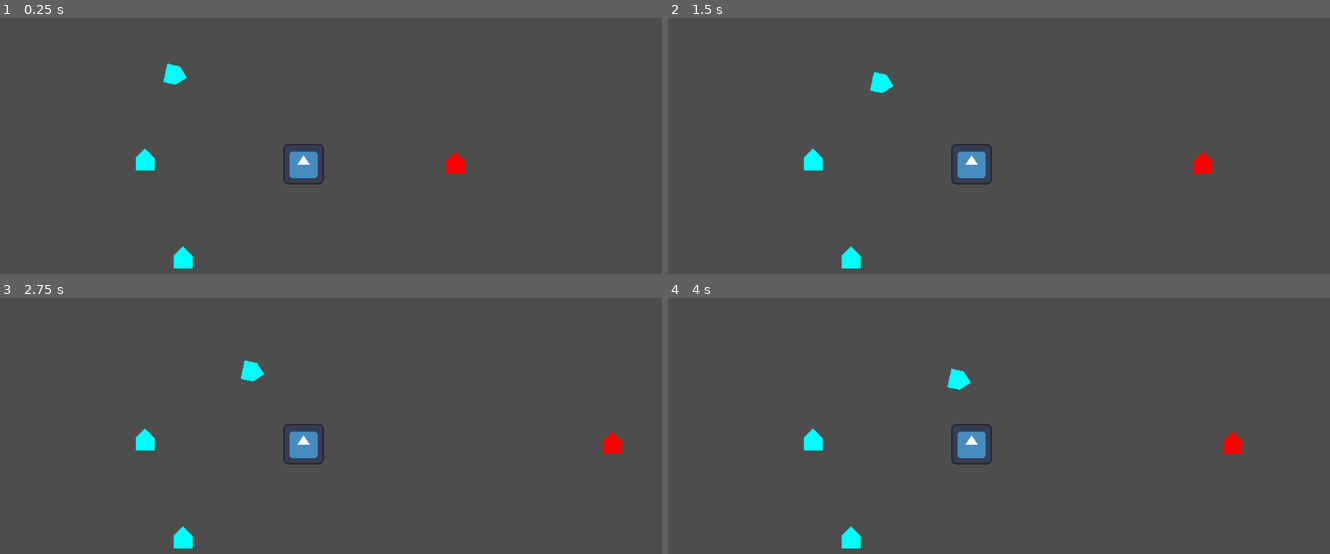
Above: before the commit, frames 1-4 (two rows, left to right).
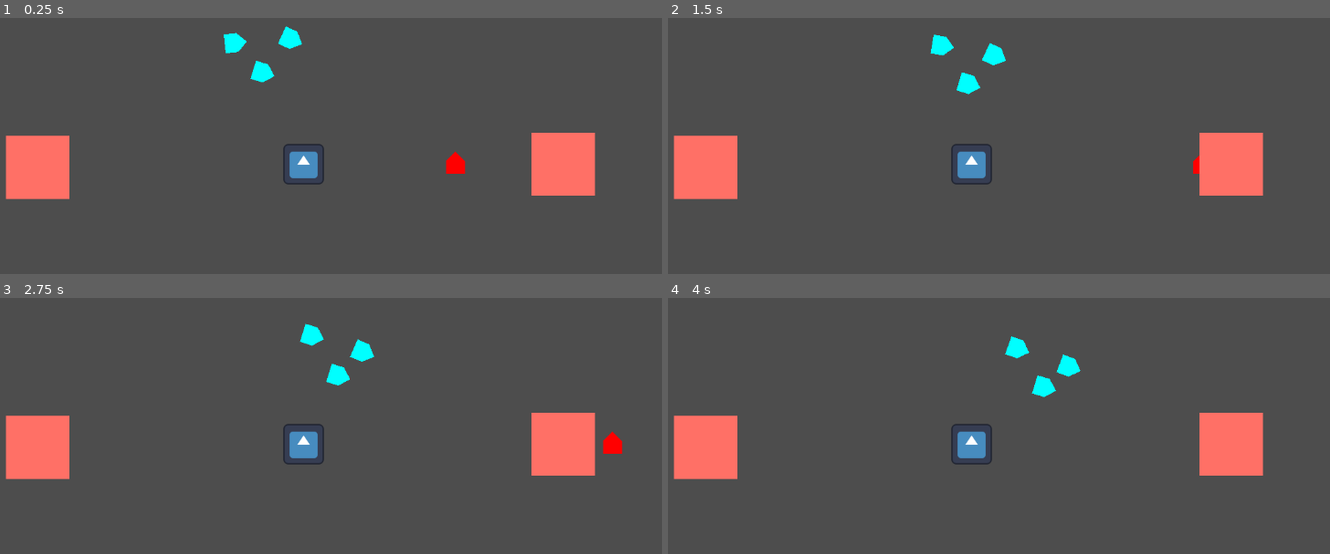
Above: after the commit, the same moments.

Repository: maurice-borys/BathGameJam2025
Game: Godot game, scene res://Jericho Area No Touchy/Players/Scenes/Playground.tscn
The game is run twice, just before and just after one commit, with the same random seed, the same clock (stepped at 60 frames per second) and the same inputs. This scene is started directly instead of the project's main scene. The engine's default icon, where the game draws it, is replaced by a stand-in: a white triangle on a blue panel in a dark square.
Inputs (mouse positions are in pixels of both pictures, inside the frame that each line leads up to):
- Up to frame 1 (0.25 s): no input
- Up to frame 2 (1.5 s): move the mouse to (1131, 143) at 0.52 s; hold D 0.53-1.25 s; tap 1 (button_1) at 0.6 s; click (1131, 143) at 0.67 s; drag from (826, 184) to (886, 84) at 1.27 s
- Up to frame 3 (2.75 s): move the mouse to (377, 354) at 2.02 s; hold D from 2.03 s (still down); hold Shift from 2.03 s (still down)
- Up to frame 4 (4 s): release D at 2.75 s; release Shift at 2.75 s; drag from (932, 525) to (919, 372) at 2.77 s; move the mouse to (1190, 505) at 3.52 s; hold A from 3.53 s (still down); tap 1 (button_1) at 3.6 s

The runs differ from the first frame. In frame 1, 6.0% of the frame differs, in the area x 0-90%, y 3-98%; in frame 2, 6.0%; in frame 3, 6.0%, in the area x 0-90%, y 9-98%; in frame 4, 6.0%.
Error before the commit: Parse Error: Preload file "res://Jericho Area No Touchy/mageBulletHoming.tscn" does not exist. (res://Jericho)

Commit message:
More stuff

Diff:
--- /dev/null
+++ b/jamjourney/Jericho Area No Touchy/Buildings/Scripts/manaGenerator.gd
@@ -0,0 +1,28 @@
+extends StaticBody2D
+
+@onready var timer = $Timer
+@onready var healthModule = $HealthModule
+
+@export var maxHealth = 1000
+@export var amountTick : int = 10
+@export var tickRate : float = 2
+
+signal manaTick(amount : int)
+
+func _ready() -> void:
+	healthModule.healthChanged.connect(healthChanged)
+	healthModule.maxHealth = maxHealth
+	healthModule.health = maxHealth
+
+	timer.wait_time = tickRate
+	timer.timeout.connect(getMoolah)
+	timer.start()
+
+func getMoolah():
+	print("Money")
+	manaTick.emit(amountTick)
+
+func healthChanged(old, new):
+	print(self.name + " -> " + str(new))
+	if new <= 0:
+		queue_free()
--- /dev/null
+++ b/jamjourney/Jericho Area No Touchy/Buildings/manaGenerator.tscn
@@ -0,0 +1,22 @@
+[gd_scene load_steps=4 format=3 uid="uid://4okppg7asb2m"]
+
+[ext_resource type="Script" uid="uid://w62egih3i2e2" path="res://Jericho Area No Touchy/Buildings/Scripts/manaGenerator.gd" id="1_xc5yh"]
+[ext_resource type="PackedScene" uid="uid://udq0r6fp3mgm" path="res://GlobalModules/HealthModule.tscn" id="2_jq4f4"]
+
+[sub_resource type="RectangleShape2D" id="RectangleShape2D_w2wr8"]
+
+[node name="Mana Generator" type="StaticBody2D"]
+collision_layer = 10
+script = ExtResource("1_xc5yh")
+maxHealth = 10
+
+[node name="Polygon2D" type="Polygon2D" parent="."]
+color = Color(1, 0.4392157, 0.4, 1)
+polygon = PackedVector2Array(-10, -10, 10, -10, 10, 10, -10, 10)
+
+[node name="CollisionShape2D" type="CollisionShape2D" parent="."]
+shape = SubResource("RectangleShape2D_w2wr8")
+
+[node name="Timer" type="Timer" parent="."]
+
+[node name="HealthModule" parent="." instance=ExtResource("2_jq4f4")]
--- a/jamjourney/Jericho Area No Touchy/Players/Scenes/PiercingSpell.tscn
+++ b/jamjourney/Jericho Area No Touchy/Players/Scenes/PiercingSpell.tscn
@@ -6,7 +6,7 @@
 size = Vector2(6, 6)
 
 [node name="PiercingSpell" type="Area2D"]
-collision_mask = 2
+collision_mask = 10
 script = ExtResource("1_2b7ew")
 
 [node name="Polygon2D" type="Polygon2D" parent="."]
--- a/jamjourney/Jericho Area No Touchy/Players/Scenes/Playground.tscn
+++ b/jamjourney/Jericho Area No Touchy/Players/Scenes/Playground.tscn
@@ -1,15 +1,16 @@
-[gd_scene load_steps=10 format=3 uid="uid://cy62273hng4qf"]
+[gd_scene load_steps=11 format=3 uid="uid://cy62273hng4qf"]
 
 [ext_resource type="PackedScene" uid="uid://14q8x5lk82hm" path="res://Jericho Area No Touchy/Players/Scenes/fighter.tscn" id="1_rjgpw"]
 [ext_resource type="Texture2D" uid="uid://bvxbe0wqihhwo" path="res://Sprites/icon.svg" id="2_gbv5x"]
 [ext_resource type="PackedScene" uid="uid://dixjgii5h8mg6" path="res://Jericho Area No Touchy/Players/Scenes/mage.tscn" id="2_rjgpw"]
 [ext_resource type="PackedScene" uid="uid://udq0r6fp3mgm" path="res://GlobalModules/HealthModule.tscn" id="3_wnsvo"]
 [ext_resource type="PackedScene" uid="uid://ohjyvm53ohnf" path="res://Jericho Area No Touchy/Players/Scenes/cleric.tscn" id="5_4xjm6"]
+[ext_resource type="PackedScene" uid="uid://4okppg7asb2m" path="res://Jericho Area No Touchy/Buildings/manaGenerator.tscn" id="6_oic03"]
 
 [sub_resource type="NavigationPolygon" id="NavigationPolygon_gbv5x"]
-vertices = PackedVector2Array(16, 16, 96.89844, 50.9375, -96.82031, 50.039063, -16, 16, 86.97656, -45, 16, -16, -95.171875, -45, -16, -16)
+vertices = PackedVector2Array(16, 16, 114.13281, 61.039063, -109.21094, 61.953125, -16, 16, 104.78125, -51.148438, 16, -16, -111.77344, -54.820313, -16, -16)
 polygons = Array[PackedInt32Array]([PackedInt32Array(0, 1, 2, 3), PackedInt32Array(4, 1, 0, 5), PackedInt32Array(6, 4, 5, 7), PackedInt32Array(3, 2, 6, 7)])
-outlines = Array[PackedVector2Array]([PackedVector2Array(-105, -55, 96, -55, 108, 61, -107, 60)])
+outlines = Array[PackedVector2Array]([PackedVector2Array(-122, -65, 114, -61, 108, 61, -119, 72)])
 
 [sub_resource type="RectangleShape2D" id="RectangleShape2D_wnsvo"]
 size = Vector2(12, 12)
@@ -68,14 +69,6 @@
 scale = Vector2(0.1, 0.1)
 texture = ExtResource("2_gbv5x")
 
-[node name="testTarget" type="Node2D" parent="."]
-position = Vector2(63, 0)
-
-[node name="Mage" parent="." node_paths=PackedStringArray("target", "testEnemy") instance=ExtResource("2_rjgpw")]
-position = Vector2(-50, 0)
-target = NodePath("../testTarget")
-testEnemy = NodePath("../TestEnemy")
-
 [node name="TestEnemy" type="CharacterBody2D" parent="."]
 position = Vector2(48, 1)
 collision_layer = 2
@@ -91,12 +84,23 @@
 
 [node name="HealthModule" parent="TestEnemy" instance=ExtResource("3_wnsvo")]
 
-[node name="Fighter" parent="." node_paths=PackedStringArray("target", "testEnemy") instance=ExtResource("1_rjgpw")]
-position = Vector2(-44, -29)
-target = NodePath("../testTarget")
+[node name="Mage" parent="." node_paths=PackedStringArray("targetArray", "testEnemy") instance=ExtResource("2_rjgpw")]
+position = Vector2(-7, -41)
+targetArray = [NodePath("../Mana Generator"), NodePath("../Mana Generator2"), NodePath("../TestEnemy")]
 testEnemy = NodePath("../TestEnemy")
-range = 15.0
 
 [node name="Cleric" parent="." node_paths=PackedStringArray("allies") instance=ExtResource("5_4xjm6")]
-position = Vector2(-38, 31)
+position = Vector2(-25, -38)
 allies = [NodePath("../Mage"), NodePath("../Fighter")]
+range = Vector2(15, 30)
+
+[node name="Fighter" parent="." node_paths=PackedStringArray("targetArray", "testEnemy") instance=ExtResource("1_rjgpw")]
+position = Vector2(-16, -30)
+targetArray = [NodePath("../Mana Generator"), NodePath("../Mana Generator2"), NodePath("../TestEnemy")]
+testEnemy = NodePath("../TestEnemy")
+
+[node name="Mana Generator" parent="." instance=ExtResource("6_oic03")]
+position = Vector2(82, 0)
+
+[node name="Mana Generator2" parent="." instance=ExtResource("6_oic03")]
+position = Vector2(-84, 1)
--- a/jamjourney/Jericho Area No Touchy/Players/Scenes/cleric.tscn
+++ b/jamjourney/Jericho Area No Touchy/Players/Scenes/cleric.tscn
@@ -21,6 +21,7 @@
 shape = SubResource("CircleShape2D_od5hr")
 
 [node name="NavigationAgent2D" type="NavigationAgent2D" parent="."]
+avoidance_enabled = true
 radius = 5.0
 
 [node name="BasicCoolDown" type="Timer" parent="."]
--- a/jamjourney/Jericho Area No Touchy/Players/Scenes/fighter.tscn
+++ b/jamjourney/Jericho Area No Touchy/Players/Scenes/fighter.tscn
@@ -24,6 +24,7 @@
 shape = SubResource("CircleShape2D_gbv5x")
 
 [node name="NavigationAgent2D" type="NavigationAgent2D" parent="."]
+avoidance_enabled = true
 radius = 5.0
 
 [node name="BasicCoolDown" type="Timer" parent="."]
--- a/jamjourney/Jericho Area No Touchy/Players/Scenes/mage.tscn
+++ b/jamjourney/Jericho Area No Touchy/Players/Scenes/mage.tscn
@@ -6,10 +6,8 @@
 [sub_resource type="CircleShape2D" id="CircleShape2D_4xjm6"]
 radius = 3.0
 
-[node name="Mage" type="CharacterBody2D" node_paths=PackedStringArray("target", "testEnemy")]
+[node name="Mage" type="CharacterBody2D"]
 script = ExtResource("1_6845g")
-target = NodePath("")
-testEnemy = NodePath("")
 range = 30.0
 
 [node name="Polygon2D" type="Polygon2D" parent="."]
@@ -21,6 +19,7 @@
 shape = SubResource("CircleShape2D_4xjm6")
 
 [node name="NavigationAgent2D" type="NavigationAgent2D" parent="."]
+avoidance_enabled = true
 radius = 5.0
 
 [node name="BasicCoolDown" type="Timer" parent="."]
--- a/jamjourney/Jericho Area No Touchy/Players/Scripts/clericController.gd
+++ b/jamjourney/Jericho Area No Touchy/Players/Scripts/clericController.gd
@@ -11,8 +11,8 @@
 @onready var healthModule : Health = $HealthModule
 @onready var specialHitbox : Area2D = $Area2D
 
-var homingSpellScene : PackedScene = preload("res://Jericho Area No Touchy/mageBulletHoming.tscn")
-var piercingSpellScene : PackedScene = preload("res://Jericho Area No Touchy/PiercingSpell.tscn")
+var homingSpellScene : PackedScene = preload("res://Jericho Area No Touchy/Players/Scenes/mageBulletHoming.tscn")
+var piercingSpellScene : PackedScene = preload("res://Jericho Area No Touchy/Players/Scenes/PiercingSpell.tscn")
 
 @export var allies : Array[Node2D]
 @export var maxHealth : float = 1000
@@ -33,26 +33,30 @@
 	healthModule.health = maxHealth
 	healthModule.healthChanged.connect(healthChanged)
 
+	agent.velocity_computed.connect(safeVelocity)
+
 func _physics_process(delta: float) -> void:
 	allies.filter(func(item): return item != null)
 	allyTarget = getLowestHealthAlly()
 
 	if allyTarget != null:
 		agent.target_position = allyTarget.position
+	else:
+		return
 
-	if global_position.distance_to(allyTarget.global_position) < currentRange && allyTarget != null:
+	if global_position.distance_to(allyTarget.global_position) < currentRange:
 		currentRange = range.y
 		rotation = (global_position.direction_to(allyTarget.position).angle() + PI/2)
 		action()
-	elif global_position.distance_to(allyTarget.global_position) > currentRange && allyTarget != null:
+	elif global_position.distance_to(allyTarget.global_position) > currentRange:
 		currentRange = range.x
 		move()
 
 func move() -> void:
 	var pathPos = agent.get_next_path_position()
 	var newVelocity = Vector2 (global_position.direction_to(pathPos) * speed)
-	velocity = newVelocity
-	rotation = newVelocity.angle() + PI/2
+	agent.velocity = newVelocity
+	rotation = velocity.angle() + PI/2
 	move_and_slide()
 
 func action() -> void:
@@ -93,3 +97,6 @@
 	print(self.name + " -> " + str(new))
 	if new <= 0:
 		queue_free()
+
+func safeVelocity(safeVel):
+	velocity = safeVel
--- a/jamjourney/Jericho Area No Touchy/Players/Scripts/fighterController.gd
+++ b/jamjourney/Jericho Area No Touchy/Players/Scripts/fighterController.gd
@@ -1,9 +1,11 @@
 extends CharacterBody2D
 
-@export var target : Node2D
+var target : Node2D
 var closestEnemy : Node2D
 var inRange : Array[Health]
 var inRangeSpecial : Array[Health]
+
+signal completedMap()
 
 @onready var agent : NavigationAgent2D = $NavigationAgent2D
 @onready var sprite : Node2D = $Polygon2D
@@ -13,10 +15,11 @@
 @onready var areaRangeSpecial : Area2D = $SpecialRange
 @onready var healthModule : Health = $HealthModule
 
+@export var targetArray : Array[Node2D]
 @export var testEnemy : Node2D
 @export var maxHealth = 1000
 @export var speed : float = 10
-@export var range : float = 10
+@export var range : Vector2 = Vector2(10,20)
 @export var basicCoolDown : float = 1
 @export var specialCoolDown : float = 3
 @export var damage : float = 10
@@ -36,18 +39,27 @@
 	healthModule.health = maxHealth
 	healthModule.healthChanged.connect(healthChanged)
 
+	agent.velocity_computed.connect(safeVelocity)
+
+	target = targetArray.pop_front()
 	setClosestEnemy(testEnemy)
 
 func _physics_process(delta: float) -> void:
+	if not is_instance_valid(target):
+		if targetArray.size() <= 0:
+			completedMap.emit()
+		else:
+			target = targetArray.pop_front()
+
 	agent.target_position = target.global_position
 
 	if not is_instance_valid(closestEnemy):
 		closestEnemy = null
 
-	if global_position.distance_to(closestEnemy.global_position) < range && closestEnemy != null:
+	if global_position.distance_to(closestEnemy.global_position) < range.x && closestEnemy != null:
 		rotation = (global_position.direction_to(closestEnemy.position).angle() + PI/2)
 		attack()
-	elif global_position.distance_to(target.global_position) > range:
+	elif global_position.distance_to(target.global_position) > range.y:
 		move()
 	else:
 		attack()
@@ -55,8 +67,8 @@
 func move() -> void:
 	var pathPos = agent.get_next_path_position()
 	var newVelocity = Vector2 (global_position.direction_to(pathPos) * speed)
-	velocity = newVelocity
-	rotation = newVelocity.angle() + PI/2
+	agent.velocity = newVelocity
+	rotation = velocity.angle() + PI/2
 
 	move_and_slide()
 
@@ -101,3 +113,6 @@
 	print(self.name + " -> " + str(new))
 	if new <= 0:
 		queue_free()
+
+func safeVelocity(safeVel):
+	velocity = safeVel
--- a/jamjourney/Jericho Area No Touchy/Players/Scripts/mageBulletHoming.gd
+++ b/jamjourney/Jericho Area No Touchy/Players/Scripts/mageBulletHoming.gd
@@ -10,6 +10,9 @@
 var direction : Vector2 = Vector2.RIGHT
 
 func _process(delta: float) -> void:
+	if not is_instance_valid(target):
+		queue_free()
+
 	direction = lerp(direction, global_position.direction_to(target.global_position), rotationSpeed * delta)
 	position += direction * speed * delta
 
--- a/jamjourney/Jericho Area No Touchy/Players/Scripts/mageController.gd
+++ b/jamjourney/Jericho Area No Touchy/Players/Scripts/mageController.gd
@@ -1,6 +1,6 @@
 extends CharacterBody2D
 
-@export var target : Node2D
+var target : Node2D
 var closestEnemy : Node2D
 
 @onready var agent : NavigationAgent2D = $NavigationAgent2D
@@ -9,9 +9,12 @@
 @onready var specialTimer : Timer = $SpecialCoolDown
 @onready var healthModule : Health = $HealthModule
 
-var homingSpellScene : PackedScene = preload("res://Jericho Area No Touchy/mageBulletHoming.tscn")
-var piercingSpellScene : PackedScene = preload("res://Jericho Area No Touchy/PiercingSpell.tscn")
+var homingSpellScene : PackedScene = preload("res://Jericho Area No Touchy/Players/Scenes/mageBulletHoming.tscn")
+var piercingSpellScene : PackedScene = preload("res://Jericho Area No Touchy/Players/Scenes/PiercingSpell.tscn")
 
+signal completedMap()
+
+@export var targetArray : Array[Node2D]
 @export var testEnemy : Node2D
 @export var maxHealth : float = 1000
 @export var speed : float = 10
@@ -21,8 +24,6 @@
 @export var damage : float = 10
 
 func _ready() -> void:
-	agent.target_position = target.global_position
-
 	basicTimer.wait_time = basicCoolDown
 	specialTimer.wait_time = specialCoolDown
 
@@ -30,11 +31,23 @@
 	healthModule.health = maxHealth
 	healthModule.healthChanged.connect(healthChanged)
 
+	agent.velocity_computed.connect(safeVelocity)
+
+	target = targetArray.pop_front()
 	setClosestEnemy(testEnemy)
 
 func _physics_process(delta: float) -> void:
+	if not is_instance_valid(target):
+		if targetArray.size() <= 0:
+			completedMap.emit()
+		else:
+			target = targetArray.pop_front()
+
+	agent.target_position = target.global_position
+
 	if not is_instance_valid(closestEnemy):
 		closestEnemy = null
+
 
 	if global_position.distance_to(closestEnemy.global_position) < range && closestEnemy != null:
 		rotation = (global_position.direction_to(closestEnemy.position).angle() + PI/2)
@@ -47,8 +60,8 @@
 func move() -> void:
 	var pathPos = agent.get_next_path_position()
 	var newVelocity = Vector2 (global_position.direction_to(pathPos) * speed)
-	velocity = newVelocity
-	rotation = newVelocity.angle() + PI/2
+	agent.velocity = newVelocity
+	rotation = velocity.angle() + PI/2
 	move_and_slide()
 
 func attack(targ : Node2D) -> void:
@@ -89,3 +102,6 @@
 	print(self.name + " -> " + str(new))
 	if new <= 0:
 		queue_free()
+
+func safeVelocity(safeVel):
+	velocity = safeVel
Not shown, added: jamjourney/Jericho Area No Touchy/Buildings/Scripts/manaGenerator.gd.uid
